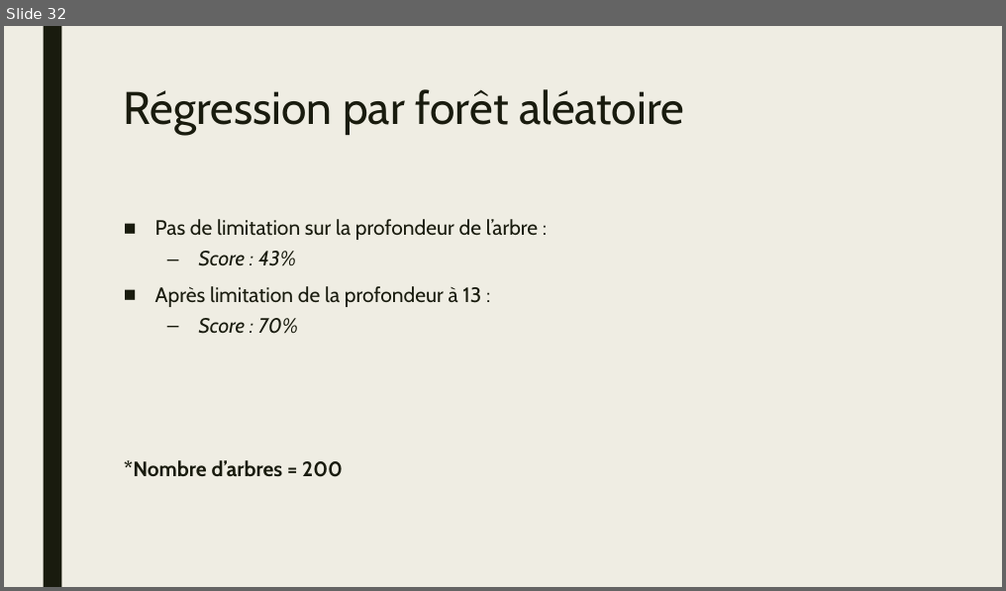
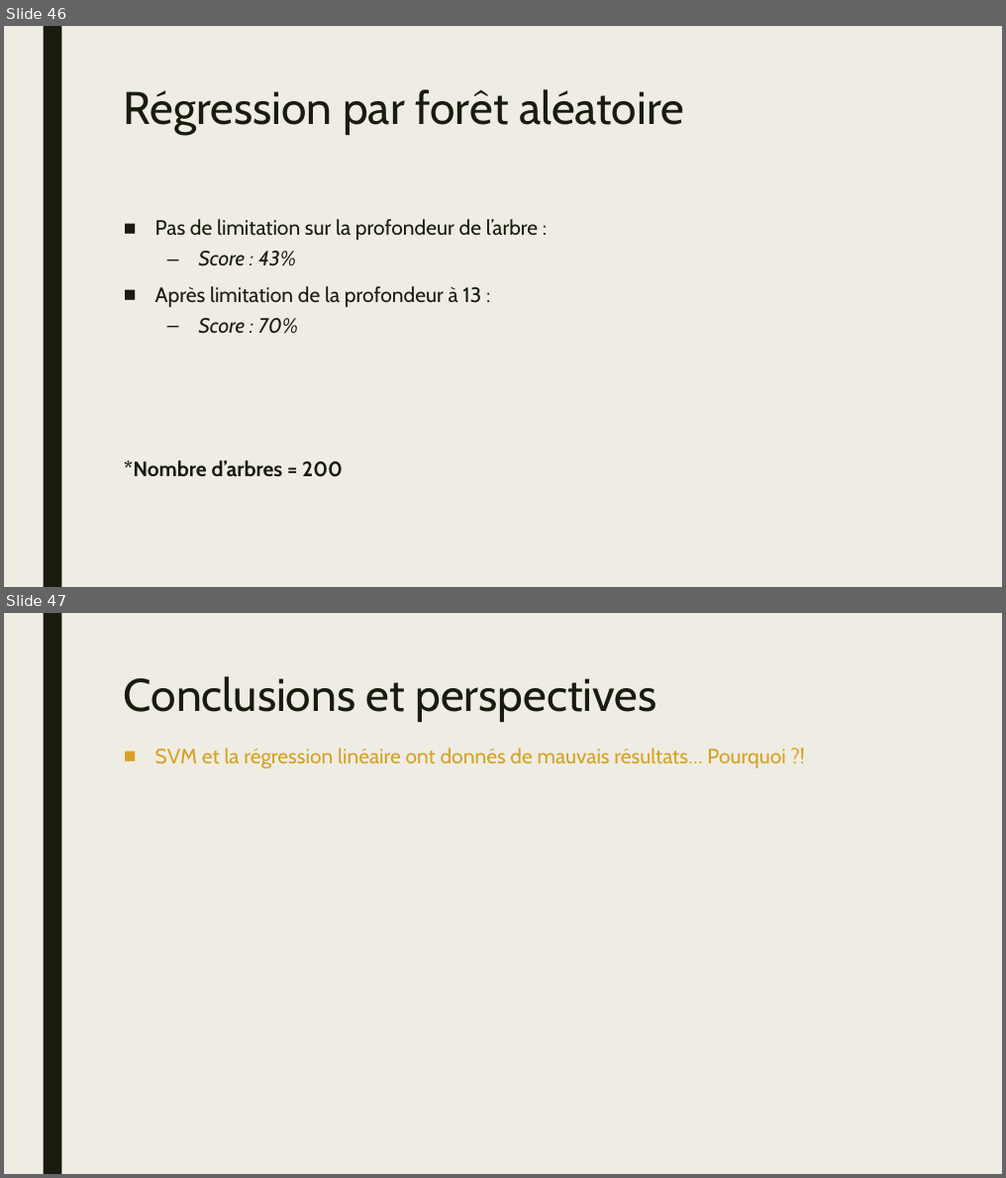
Before and after one commit to HamaniKhalil/black-friday-predict, a slide deck: presentation/fdd-hk-presentation-bf.pptx. Shown one above the other, each under a label of ours: slide 32 before the commit, slides 46 and 47 after it. The pictures are 1006x591 and 1006x1178 pixels, drawn with LibreOffice and Linux fonts; fonts in the diff are those of the drawing. Boxes give left, top, right and bottom in pixels: in the first picture for what was removed or moved away, otherwise in the second. Text is boxed around its words. In the diff, an @@ line names an element or a change of style, - is before the commit and + after.

```diff
--- a/presentation/fdd-hk-presentation-bf.pptx
+++ b/presentation/fdd-hk-presentation-bf.pptx
@@ slide 47 added at bbox=[4, 613, 1002, 1174], background #EFEDE3; not listed: 1 template element that a slide beside it also shows @@
@@ title added at bbox=[124, 676, 656, 722], 44 pt, text #191B0E @@
+Conclusions et perspectives
@@ text added at bbox=[155, 748, 786, 768], 20 pt, text #D7A124 @@
+■ SVM et la régression linéaire ont donnés de mauvais résultats… Pourquoi ?!
@@ what was slide 32 is now slide 46 @@
```
Also in this commit, not shown: 8 slides changed, 20 other slides added, 2 slides removed, 13 other files.
